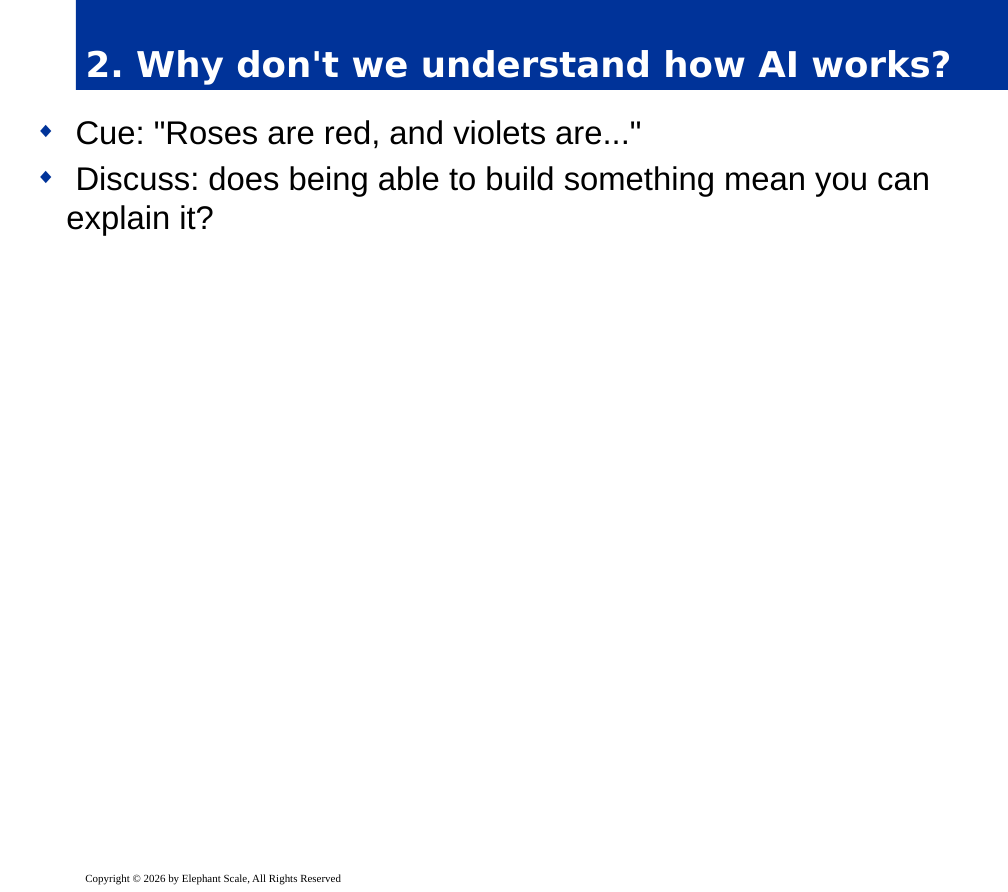
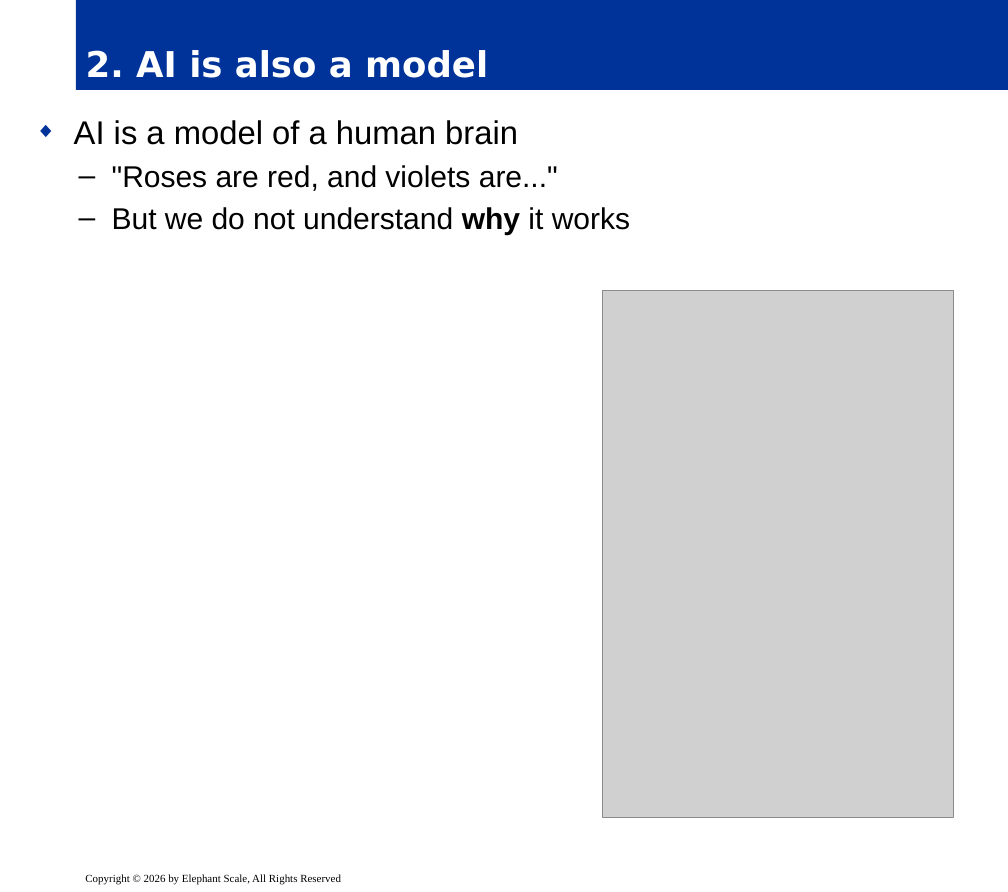
Before and after one commit to elephantscale/OpenAI-labs, a slide deck: slide 4 of 120-eight-questions-on-math-and-AI/slides/release/01__intro.pptx. Drawn at 1008x892 pixels with LibreOffice and Linux fonts; fonts in the diff are those of the drawing; grey boxes stand for pictures; background and template pictures are left out. Boxes give left, top, right and bottom in pixels: in the first picture for what was removed or moved away, otherwise in the second. Text is boxed around its words. In the diff, an @@ line names an element or a change of style, - is before the commit and + after.

```diff
--- a/120-eight-questions-on-math-and-AI/slides/release/01__intro.pptx
+++ b/120-eight-questions-on-math-and-AI/slides/release/01__intro.pptx
@@ title at [86,50,488,78]: text changed @@
-2. Why don't we understand how AI works?
+2. AI is also a model
@@ text at [74,120,630,235]: text changed; size 24 to 22 pt @@
-◆ Cue: "Roses are red, and violets are..."
-◆ Discuss: does being able to build something mean you can explain it?
+◆ AI is a model of a human brain
+  – "Roses are red, and violets are..."
+  – But we do not understand why it works
@@ picture added at [602,290,953,817] @@
```
Also in this commit, not shown: 8 other slides changed, 1 other file.
